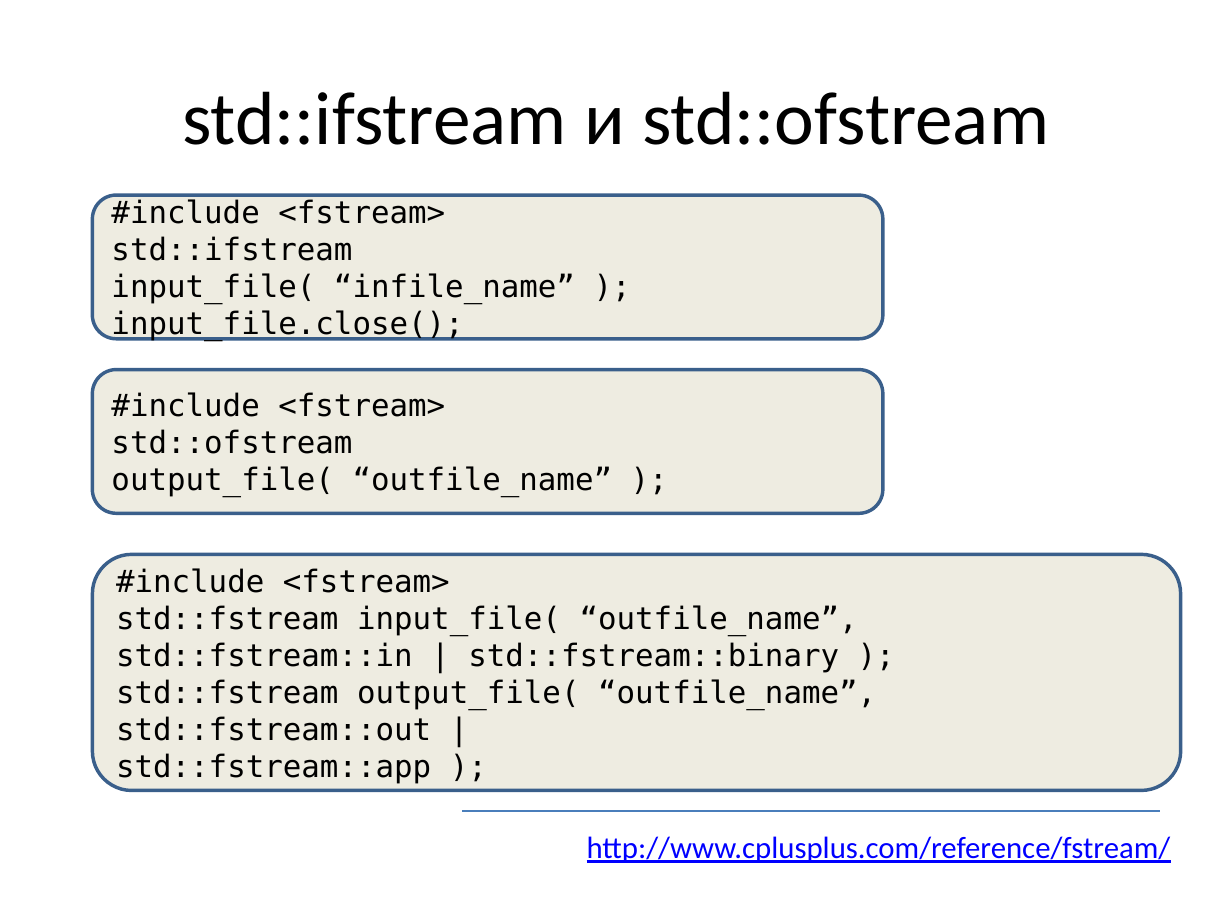
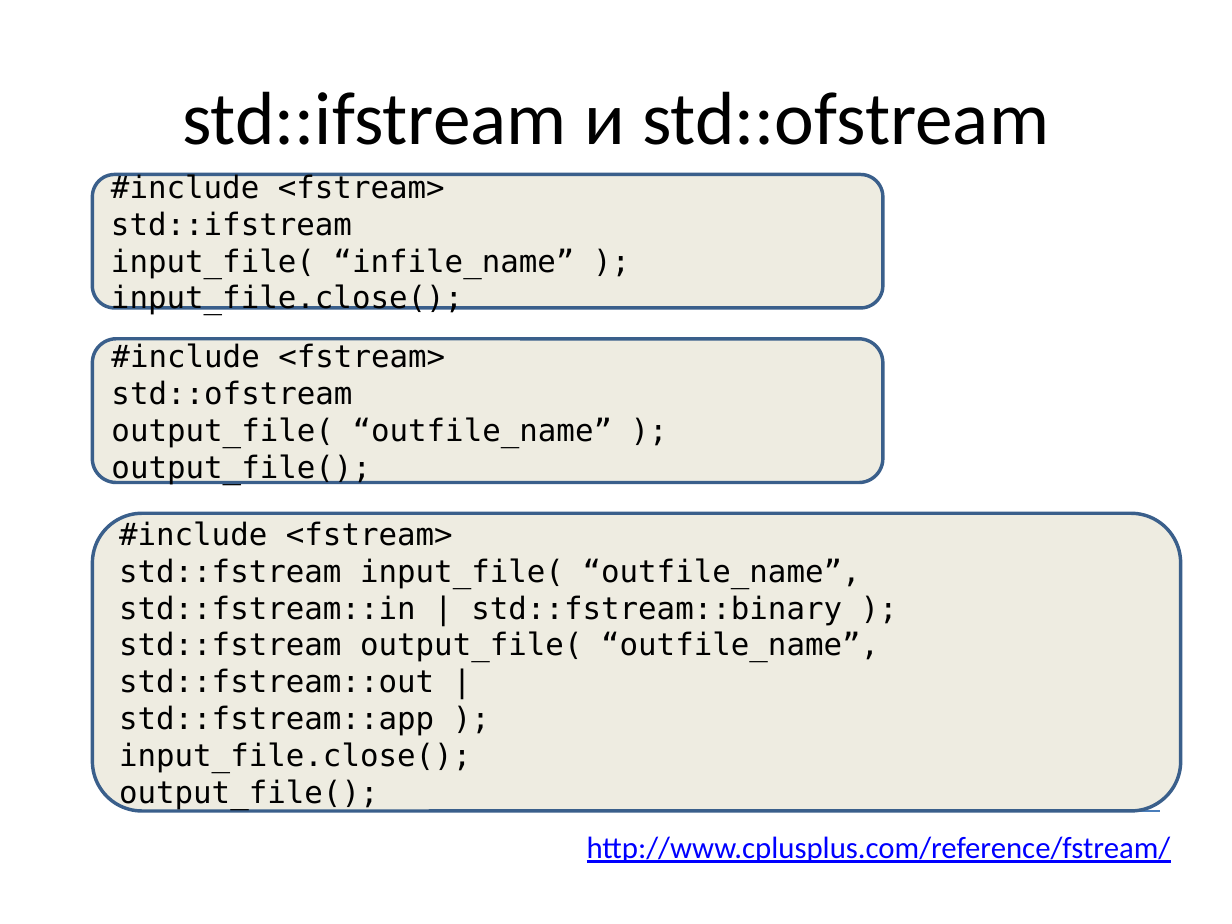
Before and after one commit to tscherkas/cpp_craft_1013, a slide deck: slide 8 of lections/cpp_craft_lec_1_part_2_v1_2.pptx. Drawn at 1232x924 pixels with LibreOffice and Linux fonts; fonts in the diff are those of the drawing. Boxes give left, top, right and bottom in pixels: in the first picture for what was removed or moved away, otherwise in the second. Text is boxed around its words. In the diff, an @@ line names an element or a change of style, - is before the commit and + after.

```diff
--- a/lections/cpp_craft_lec_1_part_2_v1_2.pptx
+++ b/lections/cpp_craft_lec_1_part_2_v1_2.pptx
@@ rounded rectangle "#include <fstream>": place and size @@
-rounded rectangle "#include <fstream>" at box(92, 195, 883, 339)
+rounded rectangle "#include <fstream>" at box(92, 175, 883, 308)
@@ rounded rectangle "#include <fstream>": place and size @@
-rounded rectangle "#include <fstream>" at box(92, 370, 883, 514)
+rounded rectangle "#include <fstream>" at box(92, 339, 883, 483)
@@ text in rounded rectangle at box(111, 454, 371, 485): paragraph added @@
+output_file();
@@ rounded rectangle "#include <fstream>": place and size @@
-rounded rectangle "#include <fstream>" at box(92, 554, 1180, 791)
+rounded rectangle "#include <fstream>" at box(92, 514, 1180, 812)
@@ text in rounded rectangle at box(119, 742, 471, 810): paragraphs added @@
+input_file.close();
+output_file();
```
Also in this commit, not shown: 6 other slides changed, 6 other files.
